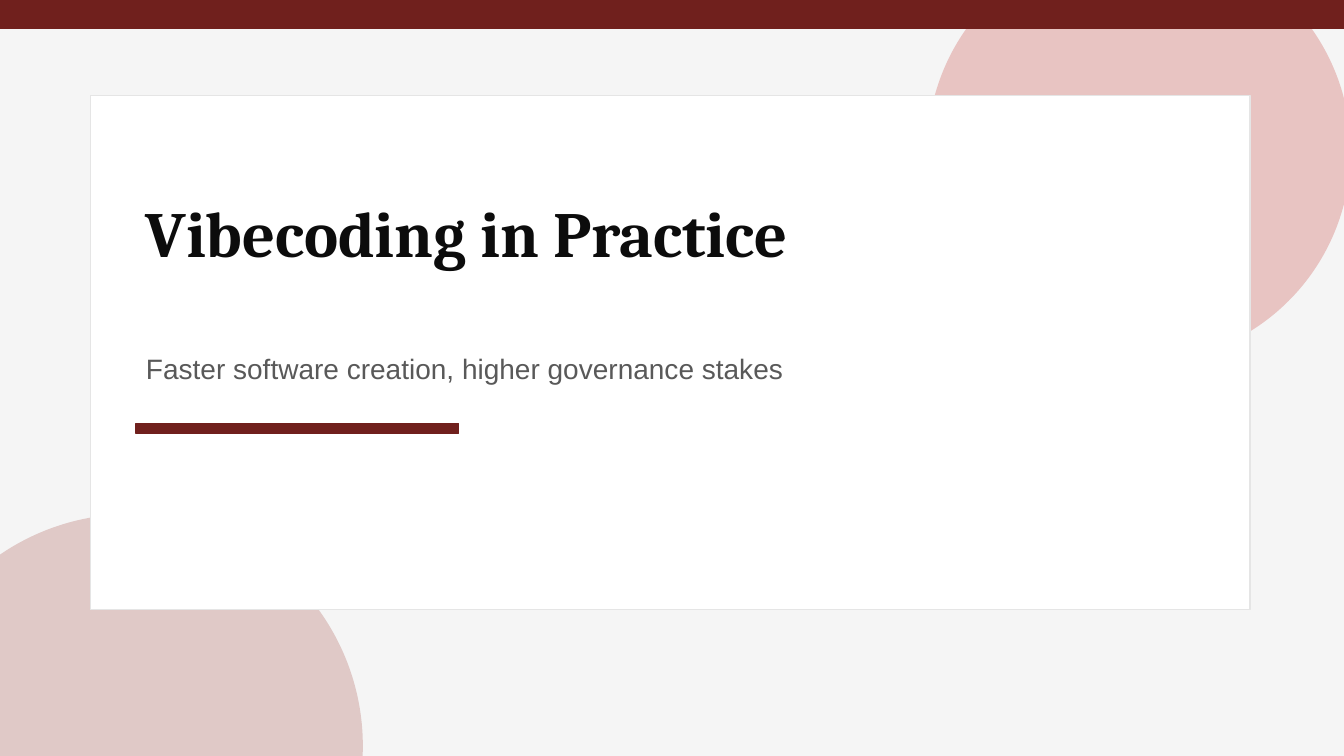
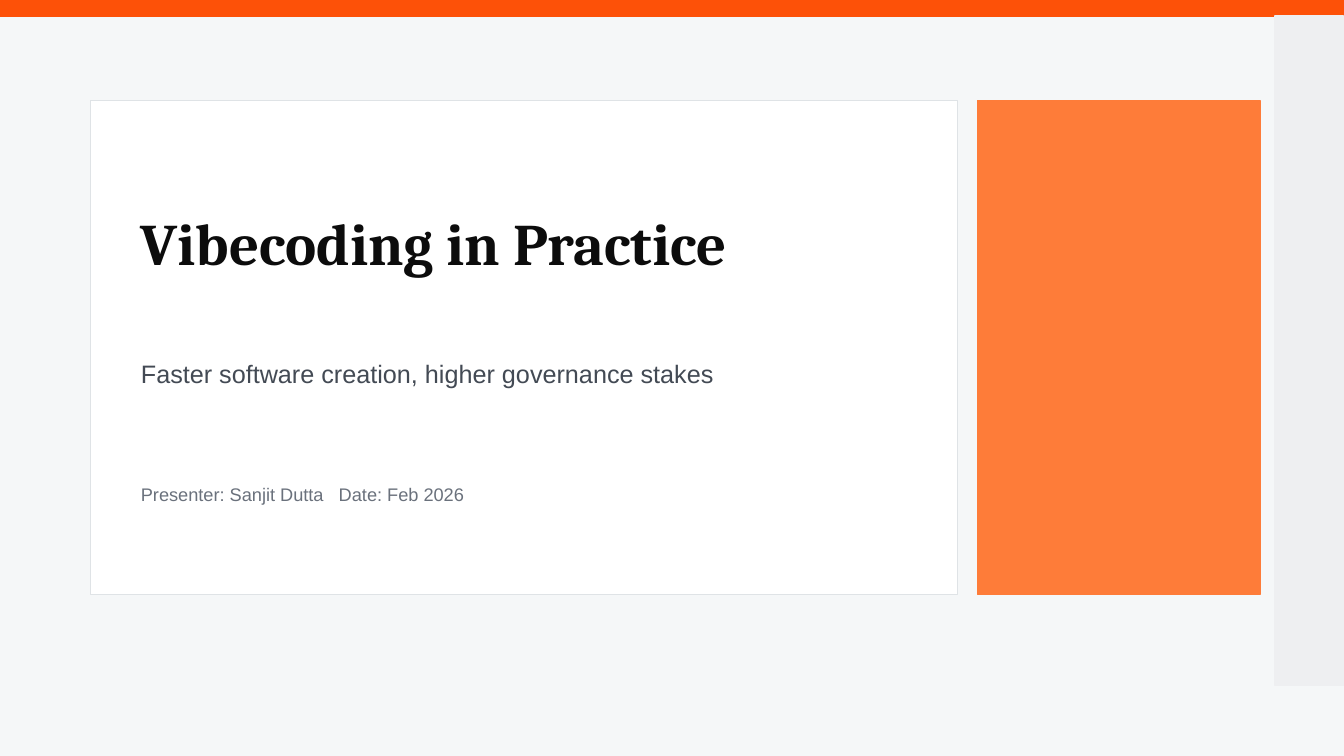
Before and after one commit to sd5969/whats-in-your-wallet, a slide deck: slide 1 of slides/deck.pptx. Drawn at 1344x756 pixels with LibreOffice and Linux fonts; fonts in the diff are those of the drawing. Boxes give left, top, right and bottom in pixels: in the first picture for what was removed or moved away, otherwise in the second. Text is boxed around its words. In the diff, an @@ line names an element or a change of style, - is before the commit and + after.

```diff
--- a/slides/deck.pptx
+++ b/slides/deck.pptx
@@ rectangle at box(0, 0, 1344, 756): fill #F5F5F5 to #F5F7F8; outline #F5F5F5 1 pt to #F5F7F8 1 pt @@
@@ rectangle: place and size @@
-rectangle at box(0, 0, 1344, 28)
+rectangle at box(0, 0, 1344, 16)
@@ rectangle at box(0, 0, 1344, 16): fill #70201D to #FD5108; outline #70201D 1 pt to #FD5108 1 pt @@
@@ ellipse removed at box(928, 0, 1344, 363) @@
@@ rectangle added at box(1275, 16, 1344, 686), fill #EEEFF1, outline #EEEFF1 1 pt @@
@@ rectangle: place and size @@
-rectangle at box(91, 96, 1250, 610)
+rectangle at box(91, 101, 958, 595)
@@ rectangle at box(91, 101, 958, 595): outline #E5E5E5 1 pt to #DFE3E6 1 pt @@
@@ rectangle added at box(978, 101, 1260, 595), fill #FE7C39, outline #FE7C39 1 pt @@
@@ text "Vibecoding in Practice": place and size @@
-text "Vibecoding in Practice" at box(146, 212, 787, 271)
+text "Vibecoding in Practice" at box(141, 224, 727, 278)
@@ text "Vibecoding in Practice" at box(141, 224, 727, 278): size 46 to 42 pt @@
@@ text "Faster software creation, higher governance ..." at box(141, 364, 714, 388): size 20 to 18 pt, text colour #595959 to #434A54 @@
@@ rectangle removed at box(136, 423, 459, 434) @@
@@ text added at box(141, 488, 464, 505), 13 pt, text #6A717C @@
+Presenter: Sanjit Dutta Date: Feb 2026
@@ ellipse removed at box(0, 514, 363, 756) @@
```
Also in this commit, not shown: 6 other slides changed, 1 slide removed, 2 other files.
